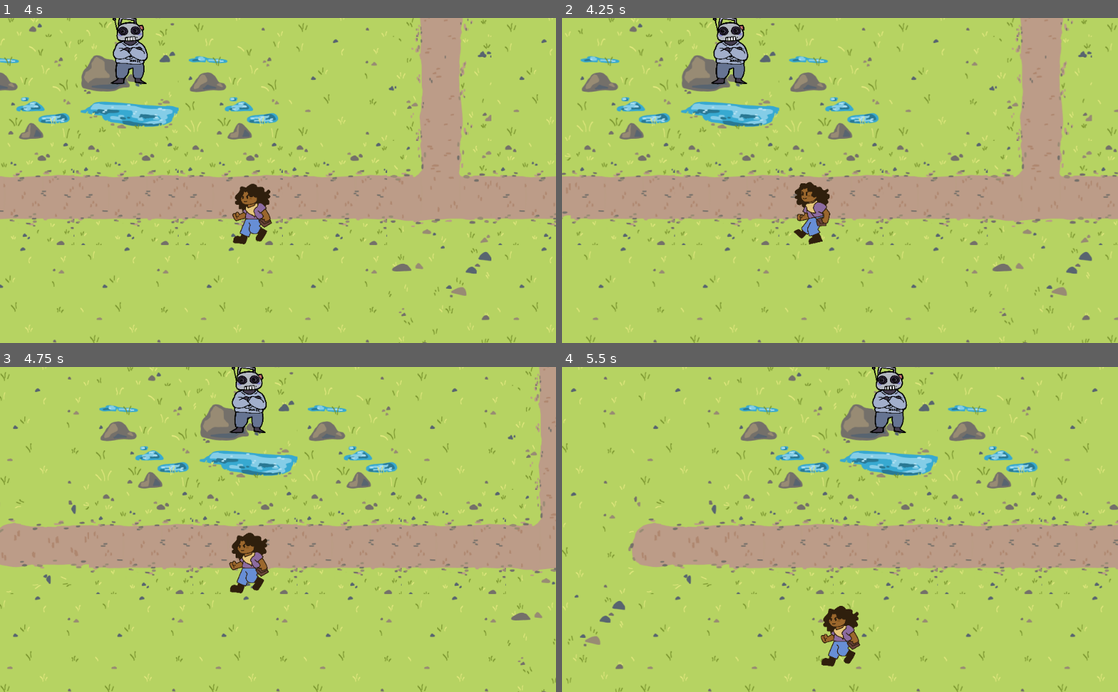
Above: before the commit, frames 1-4 (two rows, left to right).
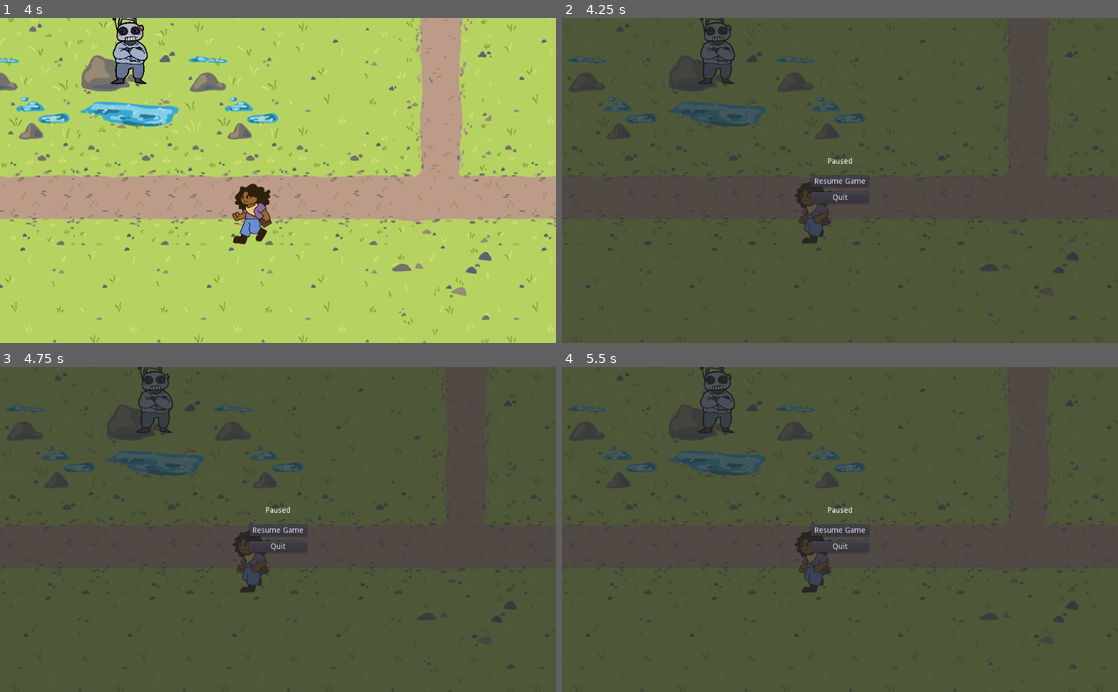
Above: after the commit, the same moments.

Repository: FabulouslyFloor/We-Ain-t-Got-Rhythm
Game: Godot game, scene res://Overworld.tscn
The game is run twice, just before and just after one commit, with the same random seed, the same clock (stepped at 60 frames per second) and the same inputs.
Inputs:
- Up to frame 1 (4 s): hold Right 0.53-1.28 s; hold Q 0.53-1.28 s; hold Down 1.28-2.03 s; tap Q at 1.35, 2.85 s; hold Right 2.03-2.78 s; hold Q 2.03-2.78 s; hold Up 2.78-3.53 s; hold Left from 3.53 s (still down); hold Q from 3.53 s (still down)
- Up to frame 2 (4.25 s): keep holding Left; keep holding Q; tap Escape (pause, bound only after the commit) at 4.15 s
- Up to frame 3 (4.75 s): keep holding Left; release Q at 4.28 s; tap Q at 4.35 s
- Up to frame 4 (5.5 s): release Left at 5.03 s; hold Down from 5.03 s (still down); hold Q from 5.03 s (still down)

Frame 1 is identical in both runs. In frame 2, 100% of the frame differs, in the area x 0-100%, y 0-100%; in frame 3, 100%; in frame 4, 100%.

Commit message:
Renamed and added CanvasLayer node
This node holds the pause menu scene

Diff:
--- a/Rhythm Game/Overworld.tscn
+++ b/Rhythm Game/Overworld.tscn
@@ -9,15 +9,15 @@
 [ext_resource path="res://Sounds/Single-footstep-in-grass-G-www.fesliyanstudios.com.mp3" type="AudioStream" id=7]
 [ext_resource path="res://Overworld/showtune-city-ROUGH.png" type="Texture" id=8]
 [ext_resource path="res://Sprites/Animations/mc-idle-frame1.png" type="Texture" id=9]
-[ext_resource path="res://PauseMenu.tscn" type="PackedScene" id=12]
 [ext_resource path="res://Overworld.gd" type="Script" id=10]
 [ext_resource path="res://Sprites/Animations/mc-idle-frame2.png" type="Texture" id=11]
-[ext_resource path="res://Sprites/Animations/mc-run-frame4.png" type="Texture" id=12]
+[ext_resource path="res://PauseMenu.tscn" type="PackedScene" id=12]
 [ext_resource path="res://Sprites/Animations/mc-run-frame1.png" type="Texture" id=13]
 [ext_resource path="res://Sprites/Animations/mc-run-frame2.png" type="Texture" id=14]
 [ext_resource path="res://Sprites/Animations/mc-run-frame6.png" type="Texture" id=15]
 [ext_resource path="res://Sprites/Animations/mc-run-frame5.png" type="Texture" id=16]
 [ext_resource path="res://Sprites/Animations/mc-run-frame3.png" type="Texture" id=17]
+[ext_resource path="res://Sprites/Animations/mc-run-frame4.png" type="Texture" id=18]
 
 [sub_resource type="RectangleShape2D" id=2]
 extents = Vector2( 319.797, 363.611 )
@@ -119,12 +119,10 @@
 script = ExtResource( 3 )
 
 [node name="SoundWalk" type="AudioStreamPlayer2D" parent="KinematicBody2D"]
-scale = Vector2( 1, 1 )
 stream = ExtResource( 7 )
 volume_db = -12.0
 
 [node name="animated_sprite" type="AnimatedSprite" parent="KinematicBody2D"]
-scale = Vector2( 1, 1 )
 frames = SubResource( 4 )
 animation = "idle"
 frame = 1
@@ -147,6 +145,10 @@
 smoothing_enabled = true
 editor_draw_limits = true
 
+[node name="PauseMenuGUI" type="CanvasLayer" parent="."]
+
+[node name="PauseMenu" parent="PauseMenuGUI" instance=ExtResource( 12 )]
+
 [connection signal="draw" from="PondMan" to="PondMan" method="_on_PondMan_draw"]
 [connection signal="draw" from="PondMan/SpeechBubble" to="PondMan" method="_on_SpeechBubble_draw"]
 [connection signal="body_entered" from="PondMan/Area2D" to="PondMan" method="_on_Area2D_body_entered"]
--- a/Rhythm Game/project.godot
+++ b/Rhythm Game/project.godot
@@ -14,9 +14,22 @@
 run/main_scene="res://Overworld.tscn"
 config/icon="res://icon.png"
 
+[editor]
+
+version_control_autoload_on_startup=true
+version_control_plugin_name="GitAPI"
+
 [gui]
 
 common/drop_mouse_on_gui_input_disabled=true
+
+[input]
+
+pause={
+"deadzone": 0.5,
+"events": [ Object(InputEventKey,"resource_local_to_scene":false,"resource_name":"","device":0,"alt":false,"shift":false,"control":false,"meta":false,"command":false,"pressed":false,"scancode":16777217,"physical_scancode":0,"unicode":0,"echo":false,"script":null)
+ ]
+}
 
 [physics]
 
Not shown: 2 places in Rhythm Game/Overworld.tscn that only renumber resources
